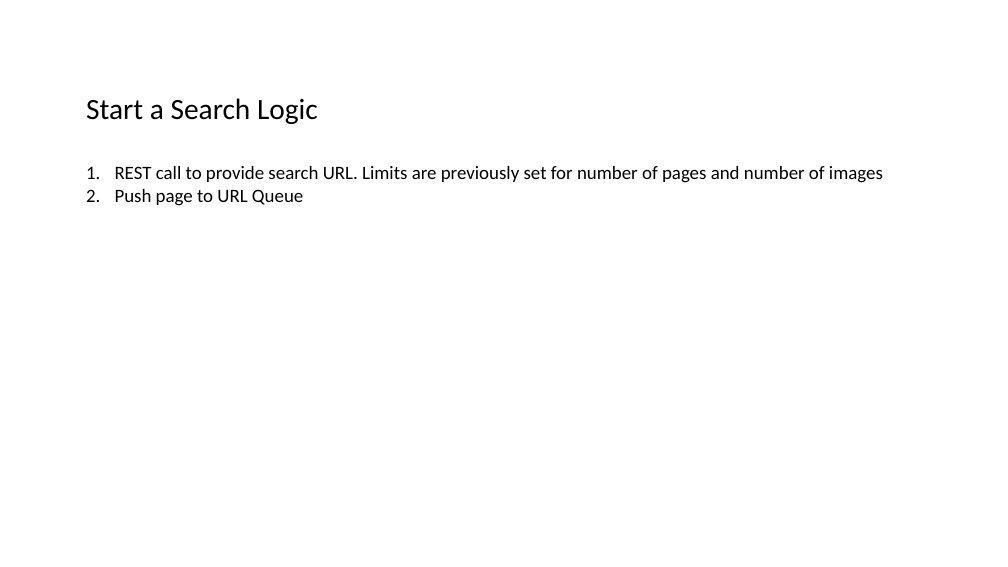
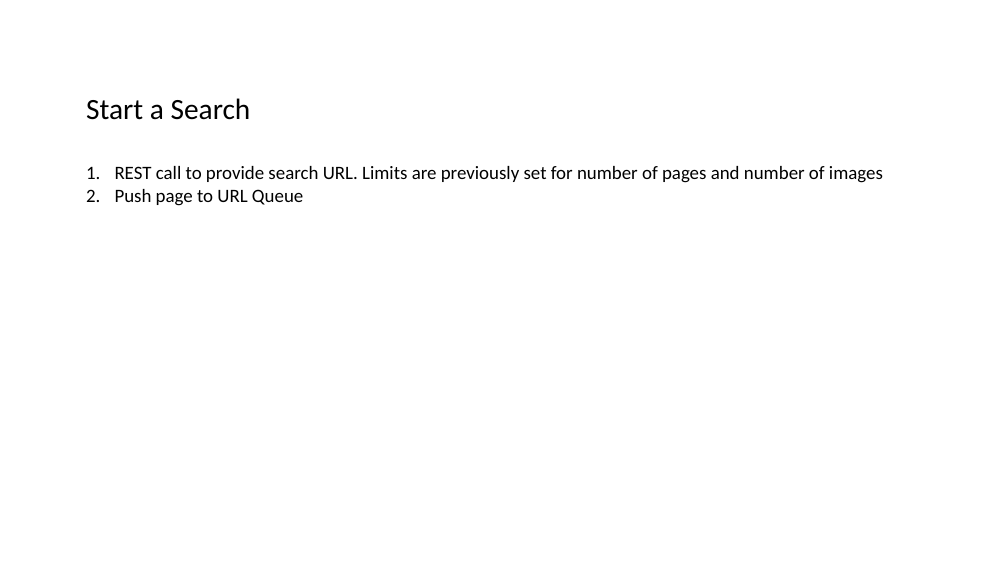
Before and after one commit to datim/squid, a slide deck: slide 4 of docs/design.pptx (slide 3 before the commit). Drawn at 1008x567 pixels with LibreOffice and Linux fonts; fonts in the diff are those of the drawing. Boxes give left, top, right and bottom in pixels: in the first picture for what was removed or moved away, otherwise in the second. Text is boxed around its words. In the diff, an @@ line names an element or a change of style, - is before the commit and + after.

```diff
--- a/docs/design.pptx
+++ b/docs/design.pptx
@@ text at (x1=86, y1=98, x2=251, y2=120): text changed @@
-Start a Search Logic
+Start a Search
```
Also in this commit, not shown: 4 other slides changed, 3 slides added.
